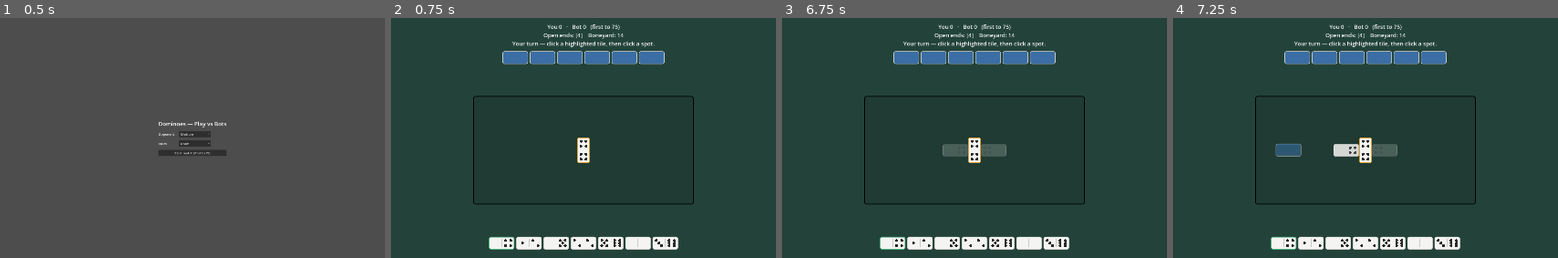
Above: before the commit, frames 1-4 (left to right).
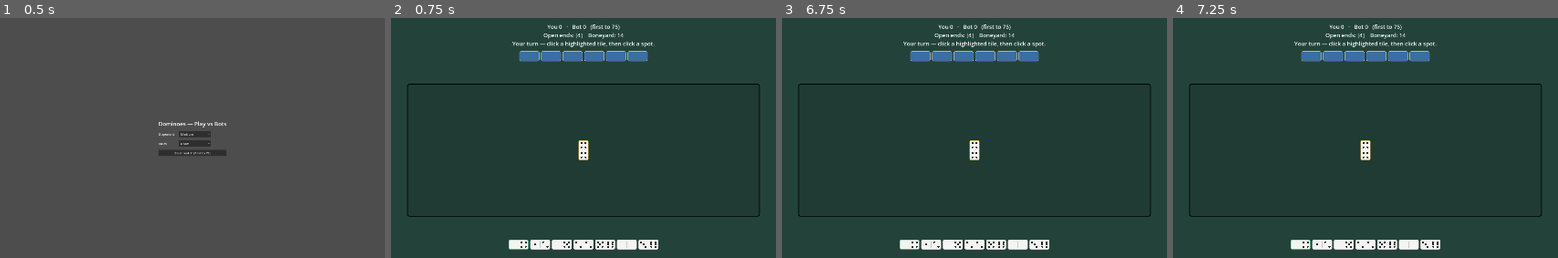
Above: after the commit, the same moments.

Repository: malgadir11/dominoes
Game: Godot game, scene res://scenes/game.tscn
Two runs of this game, one before a commit and one after it. Both use one fixed random seed, a clock stepped at 60 frames per second and the inputs below.
Inputs (mouse positions are in pixels of both pictures, inside the frame that each line leads up to):
- Up to frame 1 (0.5 s): no input
- Up to frame 2 (0.75 s): click "Start match (first to 75)" at 0.5 s
- Up to frame 3 (6.75 s): tap Enter at 1.25, 2.75, 4.25 s; drag from (905, 56) to (1013, 85) at 1.27 s; tap Space at 2, 3.5, 5 s; drag from (932, 56) to (955, 186) at 2.02 s; move the mouse to (959, 56) at 2.77 s; click (959, 56) at 2.92 s; drag from (989, 56) to (859, 102) at 3.52 s; drag from (1016, 56) to (993, 138) at 4.27 s; drag from (1043, 56) to (916, 78) at 5.02 s; move the mouse to (974, 150) at 5.77 s; click (974, 150) at 5.92 s; drag from (893, 243) to (897, 150) at 6.52 s
- Up to frame 4 (7.25 s): no input

Frame 1 is identical in both runs. In frame 2, 4.7% of the frame differs, in the area x 4-96%, y 13-97%; in frame 3, 5.4%; in frame 4, 5.8%.

Commit message:
Keep all 28 tiles inside the border for any play pattern
- Nothing is ever placed out of bounds: a move is only offered (player) or taken
  (bot) if it has an in-bounds spot; otherwise you draw/pass. Removes the bot's
  out-of-bounds fallback that pushed tiles past the border.
- Bounds check reserves a tile of room in the travel direction, so the snake
  turns BEFORE the wall (its corner tile still fits) instead of dead-ending.
- Bigger field (1760x660) and slightly smaller board tiles (half 50) so a full
  28-tile chain fits even if it all piles on one end.
- Capacity test simulates 28 tiles on one end and asserts every one stays in bounds.

Co-Authored-By: Claude Opus 4.8 <noreply@anthropic.com>

Diff:
--- a/scripts/ui/game.gd
+++ b/scripts/ui/game.gd
@@ -11,7 +11,7 @@
 const HUMAN := 0
 const BOT := 1
 const BOT_DELAY := 0.55  # seconds, so the bot's moves are readable
-const FIELD_SIZE := Vector2(1100, 540)  # the bordered play field
+const FIELD_SIZE := Vector2(1760, 660)  # the bordered play field (fits all 28 tiles)
 
 enum State { SETUP, PLAYER_TURN, BOT_TURN, ROUND_OVER, MATCH_OVER }
 
@@ -308,7 +308,12 @@
 	while not _round.finished and _round.current == BOT:
 		await get_tree().create_timer(BOT_DELAY).timeout
 		var moves := _round.legal_moves()
-		if moves.is_empty():
+		var placeable: Array[Move] = []
+		for m in moves:
+			if _round.board.is_empty() or _move_placeable(m):
+				placeable.append(m)
+		if placeable.is_empty():
+			# Nothing fits in bounds (no legal move, or the field is full here).
 			if _variant == Round.Variant.DRAW and not _round.boneyard_empty():
 				_round.draw_tile()
 				_play("draw")
@@ -317,6 +322,8 @@
 			_round.pass_turn()
 		else:
 			var bot_move := _bot.choose_move(_round, BOT)
+			if not (_round.board.is_empty() or _move_placeable(bot_move)):
+				bot_move = placeable[0]  # the AI's pick doesn't fit; use one that does
 			if _round.board.is_empty():
 				_place_opener(bot_move)
 			else:
@@ -416,9 +423,19 @@
 	return {"pos": lo, "size": hi - lo, "a": a, "b": b, "vertical": d.y != 0.0, "new_anchor": far_c + d * (s * 0.5), "new_facing": d}
 
 
-func _in_bounds(pos: Vector2, size: Vector2) -> bool:
+func _in_bounds(pos: Vector2, size: Vector2, reserve: Vector2 = Vector2.ZERO) -> bool:
 	var inner := _field_inner()
-	return pos.x >= -0.5 and pos.y >= -0.5 and pos.x + size.x <= inner.x + 0.5 and pos.y + size.y <= inner.y + 0.5
+	var s := tile_theme.half_size
+	var p := pos
+	var sz := size
+	# Reserve a tile's room in the travel direction so the corner that will turn
+	# the line still fits — this is why the snake turns before reaching the wall.
+	if reserve.x > 0.0:
+		sz.x += s
+	elif reserve.x < 0.0:
+		p.x -= s
+		sz.x += s
+	return p.x >= -0.5 and p.y >= -0.5 and p.x + sz.x <= inner.x + 0.5 and p.y + sz.y <= inner.y + 0.5
 
 
 # Every in-bounds way to play `t`: each matching end, in its allowed directions.
@@ -435,7 +452,8 @@
 		var f: Vector2 = anchor["facing"]
 		for d in _candidate_dirs(side, anchor, t.is_double()):
 			var geo := _tile_geometry(m, f, d, end_val, t.other_end(end_val), t.is_double())
-			if _in_bounds(geo["pos"], geo["size"]):
+			var reserve: Vector2 = d if d.y == 0.0 else Vector2.ZERO
+			if _in_bounds(geo["pos"], geo["size"], reserve):
 				res.append({"side": side, "dir": d, "geo": geo})
 	return res
 
@@ -453,6 +471,28 @@
 		if m.tile.equals(t) and m.side == side:
 			return m
 	return null
+
+
+# A move is placeable only if it has an in-bounds spot — so nothing is ever put
+# outside the field, by the player or the bot.
+func _move_placeable(m: Move) -> bool:
+	for c in _candidates_for(m.tile):
+		if c["side"] == m.side:
+			return true
+	return false
+
+
+func _tile_playable(t: Tile) -> bool:
+	if _round.board.is_empty():
+		return true  # any tile can lead; the opener goes at the center, always in bounds
+	return not _candidates_for(t).is_empty()
+
+
+func _player_has_placeable() -> bool:
+	for t in _round.hands[HUMAN].tiles:
+		if _tile_playable(t):
+			return true
+	return false
 
 
 # ---------------------------------------------------------------- click to place
@@ -646,10 +686,12 @@
 func _render() -> void:
 	_status_label.text = _status_text()
 
-	var legal := _player_legal_moves()
+	# A hand tile is highlighted only if it has an in-bounds spot to go.
 	var playable := {}
-	for m in legal:
-		playable[_tile_key(m.tile)] = true
+	if _state == State.PLAYER_TURN and _round.current == HUMAN:
+		for t in _round.hands[HUMAN].tiles:
+			if _tile_playable(t):
+				playable[_tile_key(t)] = true
 
 	# Bot hand: face-down backs.
 	_clear(_bot_hand_box)
@@ -678,7 +720,7 @@
 		view.clicked.connect(_on_hand_pressed)
 		_player_hand_box.add_child(view)
 
-	var stuck: bool = _state == State.PLAYER_TURN and legal.is_empty()
+	var stuck: bool = _state == State.PLAYER_TURN and _round.current == HUMAN and playable.is_empty()
 	_draw_button.visible = stuck and _variant == Round.Variant.DRAW and not _round.boneyard_empty()
 	_pass_button.visible = stuck and not _draw_button.visible
 	var over: bool = _state == State.ROUND_OVER or _state == State.MATCH_OVER
@@ -700,8 +742,8 @@
 				line3 = "Click a glowing spot to place it  (Esc to cancel)."
 			elif _round.board.is_empty():
 				line3 = "Your turn — click a tile to lead."
-			elif _player_legal_moves().is_empty():
-				line3 = "No legal move — draw a tile." if _draw_button_would_show() else "No legal move — you must pass."
+			elif not _player_has_placeable():
+				line3 = "No move fits — draw a tile." if _draw_button_would_show() else "No move fits — you must pass."
 			else:
 				line3 = "Your turn — click a highlighted tile, then click a spot."
 		State.BOT_TURN:
--- a/scripts/ui/tile_theme.gd
+++ b/scripts/ui/tile_theme.gd
@@ -15,12 +15,12 @@
 ## FILLER: the defaults below are programmer-art placeholders, not final art.
 
 @export_group("Dimensions")
-@export var half_size: float = 64.0       ## one square half of a tile, in px
-@export var corner_radius: float = 9.0
-@export var border_width: float = 3.0
-@export var divider_thickness: float = 3.0
-@export var pip_radius: float = 7.0
-@export var safe_margin: float = 12.0     ## inset where pips are allowed to sit
+@export var half_size: float = 50.0       ## one square half of a tile, in px
+@export var corner_radius: float = 7.0
+@export var border_width: float = 2.0
+@export var divider_thickness: float = 2.0
+@export var pip_radius: float = 5.0
+@export var safe_margin: float = 9.0      ## inset where pips are allowed to sit
 
 @export_group("Colors")
 @export var body_color: Color = Color("f4f4f2")     ## face-up tile body
--- a/tests/test_game_ui.gd
+++ b/tests/test_game_ui.gd
@@ -86,5 +86,36 @@
 		failed += 1
 		print("  FAIL  just-turned end had no placement (would get stuck at the border)")
 
+	# Capacity guarantee: a full 28-tile chain piled on ONE end must fit in the
+	# field. Greedily place 27 tiles on the right end (after the opener) using the
+	# snake's auto direction, and confirm every one stays in bounds.
+	var theme: TileTheme = scene.get("tile_theme")
+	var bs: float = theme.half_size
+	var inner: Vector2 = scene.call("_field_inner")
+	var cen := inner * 0.5
+	var anchor := {"pos": Vector2(cen.x + bs, cen.y), "facing": Vector2(1, 0), "vertical": false, "h_dir": Vector2(1, 0)}
+	var placed_on_one_end := 1  # the opener
+	for i in range(27):
+		var chosen_dir := Vector2.ZERO
+		var chosen_geo := {}
+		for d in scene.call("_candidate_dirs", Board.Side.RIGHT, anchor, false):
+			var geo: Dictionary = scene.call("_tile_geometry", anchor["pos"], anchor["facing"], d, 0, 0, false)
+			var reserve: Vector2 = d if d.y == 0.0 else Vector2.ZERO
+			if scene.call("_in_bounds", geo["pos"], geo["size"], reserve):
+				chosen_dir = d
+				chosen_geo = geo
+				break
+		if chosen_geo.is_empty():
+			break  # ran out of in-bounds room
+		placed_on_one_end += 1
+		var nh: Vector2 = chosen_dir if chosen_dir.y == 0.0 else anchor["h_dir"]
+		anchor = {"pos": chosen_geo["new_anchor"], "facing": chosen_geo["new_facing"], "vertical": chosen_geo["vertical"], "h_dir": nh}
+	if placed_on_one_end >= 28:
+		passed += 1
+		print("  PASS  all 28 tiles fit in the field even piled on one end")
+	else:
+		failed += 1
+		print("  FAIL  only %d tiles fit on one end before running out of room" % placed_on_one_end)
+
 	print("\nPassed: %d   Failed: %d" % [passed, failed])
 	quit(0 if failed == 0 else 1)
